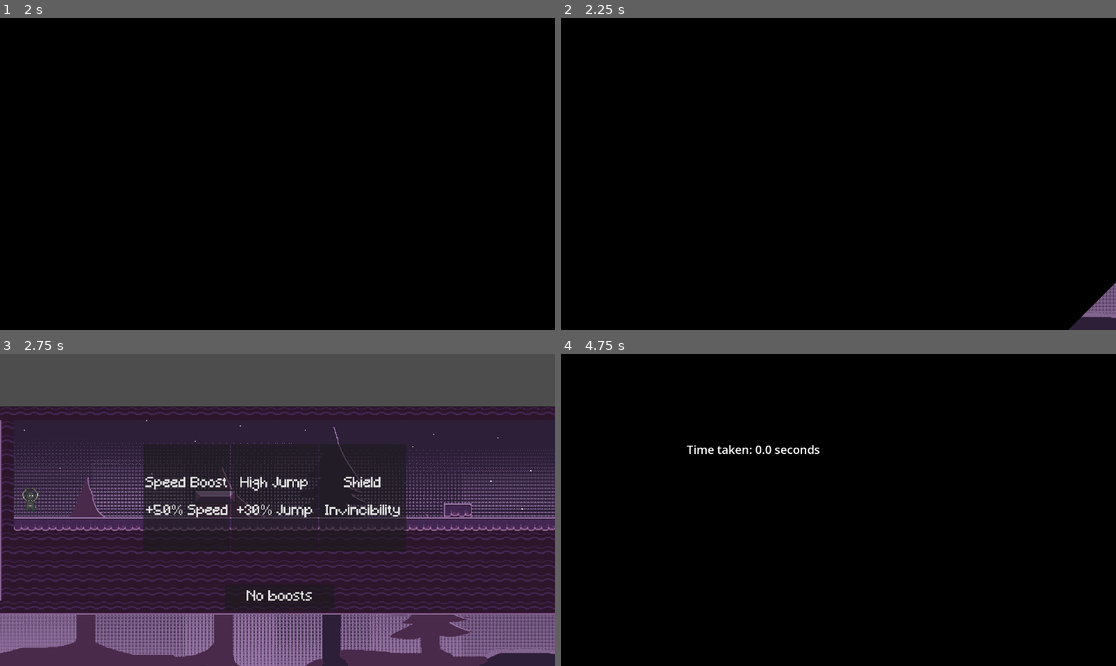
Above: before the commit, frames 1-4 (two rows, left to right).
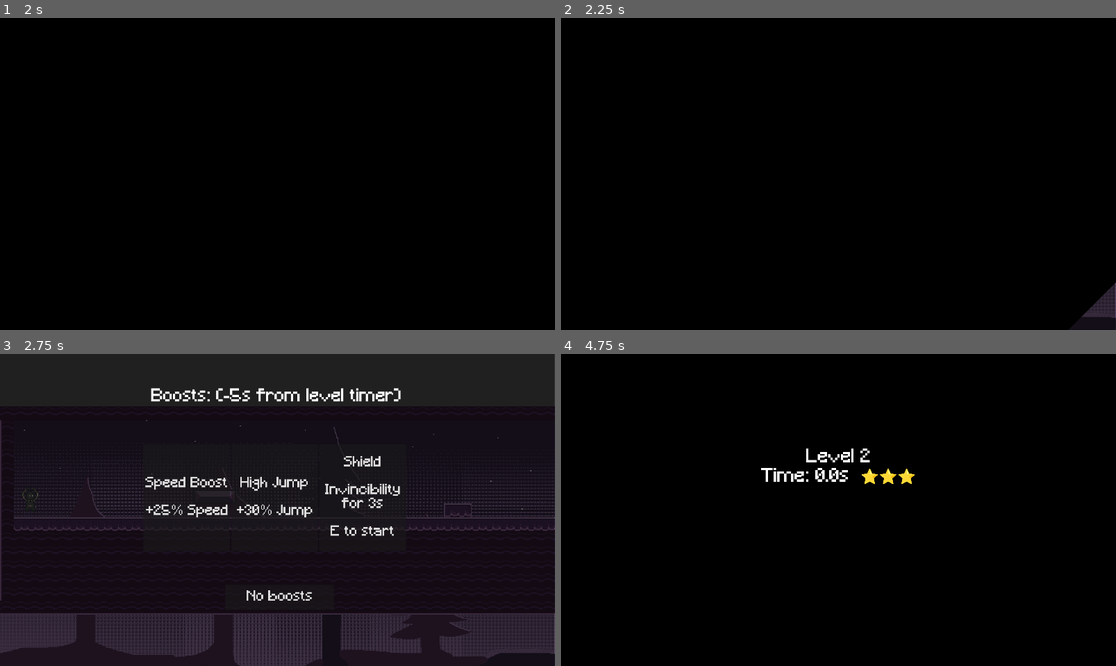
Above: after the commit, the same moments.

Repository: SmoothAsphaltRoads/thirdspacegame
Game: Godot game, scene res://scenes/main_menu.tscn
Same seed, same stepped clock (60 frames per second), same inputs: the game is played once before the commit and once after it.
Inputs (mouse positions are in pixels of both pictures, inside the frame that each line leads up to):
- Up to frame 1 (2 s): click "Levels" at 0.5 s; click "1" at 1.25 s
- Up to frame 2 (2.25 s): tap Enter at 2 s; move the mouse to (960, 158) at 2.02 s; hold D (right) from 2.03 s (still down); hold E from 2.03 s (still down); tap N (next) at 2.1 s; click (960, 158) at 2.17 s
- Up to frame 3 (2.75 s): keep holding D (right); keep holding E; tap W (jump) at 2.27 s
- Up to frame 4 (4.75 s): release D (right) at 2.75 s; release E at 2.75 s; click "Shield Invincibility" (after the commit: "Shield Invincibility for 3s E…") at 2.75 s; move the mouse to (727, 525) at 3.52 s; hold D (right) 3.53-4.28 s; tap E at 3.6 s; click (727, 525) at 3.67 s; tap W (jump) at 3.77 s; tap N (next) at 3.8, 4.35 s; move the mouse to (894, 441) at 4.27 s; hold A (left) from 4.28 s (still down); hold E from 4.28 s (still down); click (894, 441) at 4.42 s

Frame 1 is identical in both runs. In frame 2, 0.6% of the frame differs, in the area x 91-100%, y 84-100%; in frame 3, 85%, in the area x 0-100%, y 0-100%; in frame 4, 1.0%.

Commit message:
added a star system AND changed invisibility mechanic

Diff:
--- a/boost_menu.gd
+++ b/boost_menu.gd
@@ -40,6 +40,6 @@
 func _on_shield_selected() -> void:
 	var player = get_tree().get_first_node_in_group("player")
 	if player:
-		player.is_invincible = true
+		player.has_shield = true
 	_deduct_penalty()
 	_start_game()
--- a/scenes/boost_menu.tscn
+++ b/scenes/boost_menu.tscn
@@ -27,7 +27,7 @@
 theme_override_font_sizes/font_size = 48
 text = "Speed Boost
 
-+50% Speed"
++25% Speed"
 autowrap_trim_flags = 0
 
 [node name="jump_boost" type="Button" parent="HBoxContainer" unique_id=1423047711]
@@ -47,7 +47,10 @@
 theme_override_font_sizes/font_size = 48
 text = "Shield
 
-Invincibility"
+Invincibility
+for 3s
+
+E to start"
 autowrap_trim_flags = 0
 
 [node name="start" type="Button" parent="." unique_id=396382606]
@@ -59,6 +62,22 @@
 theme_override_font_sizes/font_size = 48
 text = "No boosts"
 
+[node name="Label" type="Label" parent="." unique_id=247216835]
+offset_left = 523.0
+offset_top = 119.0
+offset_right = 1390.0
+offset_bottom = 200.0
+theme_override_fonts/font = ExtResource("2_dtwps")
+theme_override_font_sizes/font_size = 60
+text = "Boosts: (-5s from level timer)"
+
+[node name="ColorRect" type="ColorRect" parent="." unique_id=1062664275]
+z_index = -10
+offset_right = 1919.0
+offset_bottom = 1080.0
+mouse_filter = 2
+color = Color(0.011764706, 0.011764706, 0.011764706, 0.60784316)
+
 [connection signal="pressed" from="HBoxContainer/speed_boost" to="." method="_on_speed_pressed"]
 [connection signal="pressed" from="HBoxContainer/jump_boost" to="." method="_on_jump_selected"]
 [connection signal="pressed" from="HBoxContainer/shield_button" to="." method="_on_shield_selected"]
--- a/scenes/showtime.tscn
+++ b/scenes/showtime.tscn
@@ -1,22 +1,31 @@
 [gd_scene format=3 uid="uid://cg438qio6xq7w"]
 
 [ext_resource type="Script" uid="uid://cv63axmrlppoa" path="res://scripts/show.gd" id="1_dk7he"]
+[ext_resource type="FontFile" uid="uid://cr7ox5sn0ip0a" path="res://fonts/Minecraft.ttf" id="2_pgoc7"]
 
 [node name="Showtime" type="CanvasLayer" unique_id=2131573093]
 layer = 128
 script = ExtResource("1_dk7he")
 
 [node name="ColorRect" type="ColorRect" parent="." unique_id=1460023024]
-offset_right = 1270.0
-offset_bottom = 719.0
+offset_right = 2001.0
+offset_bottom = 1165.0
 color = Color(0, 0, 0, 1)
 
 [node name="Label" type="Label" parent="." unique_id=520752738]
-offset_left = 435.0
-offset_top = 272.0
-offset_right = 851.0
-offset_bottom = 389.0
+anchors_preset = 8
+anchor_left = 0.5
+anchor_top = 0.5
+anchor_right = 0.5
+anchor_bottom = 0.5
+offset_left = -208.0
+offset_top = -206.5
+offset_right = 208.0
+offset_bottom = -89.5
+grow_horizontal = 2
+grow_vertical = 2
 offset_transform_enabled = true
-theme_override_font_sizes/font_size = 40
+theme_override_fonts/font = ExtResource("2_pgoc7")
+theme_override_font_sizes/font_size = 64
 horizontal_alignment = 1
 vertical_alignment = 1
--- a/scripts/level_manager.gd
+++ b/scripts/level_manager.gd
@@ -32,7 +32,14 @@
 
 var is_changing := false
 var time_taken := 0.0
-
+var level_stars := {}
+func stars_calc (time: float) -> int:
+	if time <= 5.0:
+		return 3
+	elif time <= 10.0:
+		return 2
+	else:
+		return 1
 func start_game() -> void:
 	change_scene(levels[0])
 
@@ -42,7 +49,9 @@
 		return
 	current_level += 1
 	if (current_level % levels.size()==0):
+		current_level = 0
 		change_scene("res://scenes/ending.tscn")
+		return
 	current_level = current_level % levels.size()
 	if is_changing:
 		return
@@ -50,8 +59,17 @@
 	await Transition.cover()
 	get_tree().call_deferred("change_scene_to_file", levels[current_level])
 	await get_tree().process_frame
-	await Showtime.show_text("Time taken: %.1f seconds" % time_taken, 1)
-	await Showtime.show_text("Level : " + str(current_level+1), 1.0)
+	var stars = stars_calc(time_taken)
+	var level_idx = current_level - 1
+	if not level_stars.has(level_idx) or stars > level_stars[level_idx]:
+		level_stars[level_idx] = stars
+	var stars_text = "⭐"
+	if stars == 3:
+		stars_text = "⭐⭐⭐"
+	elif stars == 2:
+		stars_text = "⭐⭐"
+
+	await Showtime.show_text("Level %d\nTime: %.1fs  %s" % [current_level + 1, time_taken, stars_text], 1.8)
 	await Transition.reveal()
 	is_changing = false
 
--- a/scripts/level_select.gd
+++ b/scripts/level_select.gd
@@ -7,7 +7,16 @@
 	for row in rows.get_children():
 		for button in row.get_children():
 			if button is Button:
-				button.text = str(index+1)
+				var text = str(index+1)
+				if LevelManager.level_stars.has (index):
+					var stars = LevelManager.level_stars[index]
+					if stars == 3:
+						text += "\n⭐⭐⭐"
+					elif stars == 2:
+						text += "\n⭐⭐"
+					elif stars == 1:
+						text += "\n⭐"
+				button.text = text
 				if index < LevelManager.levels.size():
 					button.pressed.connect(LevelManager.load_level.bind(index))
 				else:
--- a/scripts/player.gd
+++ b/scripts/player.gd
@@ -20,6 +20,8 @@
 var BOOST_HEIGHT:= -1000
 var SPEED_MULTIPLIER := 1.0
 var JUMP_MULTIPLIER := 1.0
+var has_shield := false
+var shield_active := false
 var speed_multiplier: float:
 	get:
 		return SPEED_MULTIPLIER
@@ -36,6 +38,8 @@
 
 
 func _physics_process(delta: float) -> void:
+	if (Input.is_key_pressed(KEY_E) and has_shield and not shield_active):
+		use_shield()
 	if is_dead:
 		return
 
@@ -78,7 +82,17 @@
 	move_and_slide()
 	_check_enemy_collision()
 	_check_object_collision()
-
+func use_shield() -> void:
+	if not has_shield or shield_active or is_dead:
+		return
+	has_shield = false
+	shield_active = true
+	is_invincible = true
+	modulate = Color(0.3, 0.8, 1.0, 0.8)
+	await get_tree().create_timer(3.0).timeout
+	is_invincible=false
+	shield_active=false
+	modulate = Color(1.0,1.0,1.0,1.0)
 
 func _check_enemy_collision() -> void:
 	for i in get_slide_collision_count():
